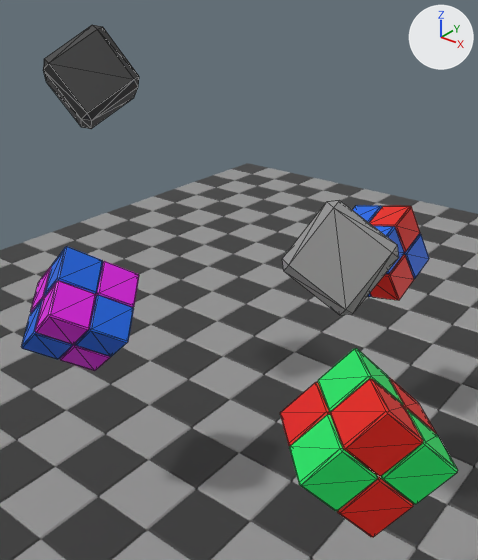
The glTF model models/scenes/ternion.glb, before and after one commit.
One viewpoint serves both versions: a camera (50 mm lens) standing at (4.13, -8.49, 6.98) and looking at (-0.63, -2.54, 3.29). The axes (+X, +Y, +Z) are drawn at upper right. The lights are the same throughout. The first picture is the older version. Mesh edges are drawn as thin lines on the coarser meshes. Where no turn or scale is listed for an object, it has been applied to the vertices.
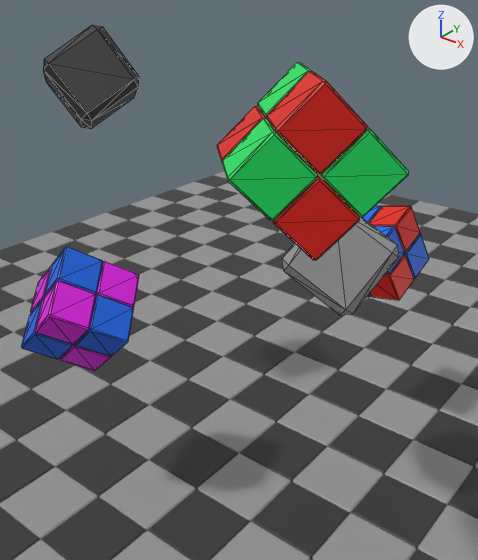
The change, as a list of edits to the scene's bpy script:
```text
Change ob_box2:
    ob_box2.location: (2.0, -4.0, 3.0) -> (1.24, -4.0, 5.51)
```

Location of each change, [x1, y1, x2, y2] in pixels of the pictures (478 x 560 px):
'box2', moved: before [280, 348, 458, 537]; after [217, 62, 409, 260]
